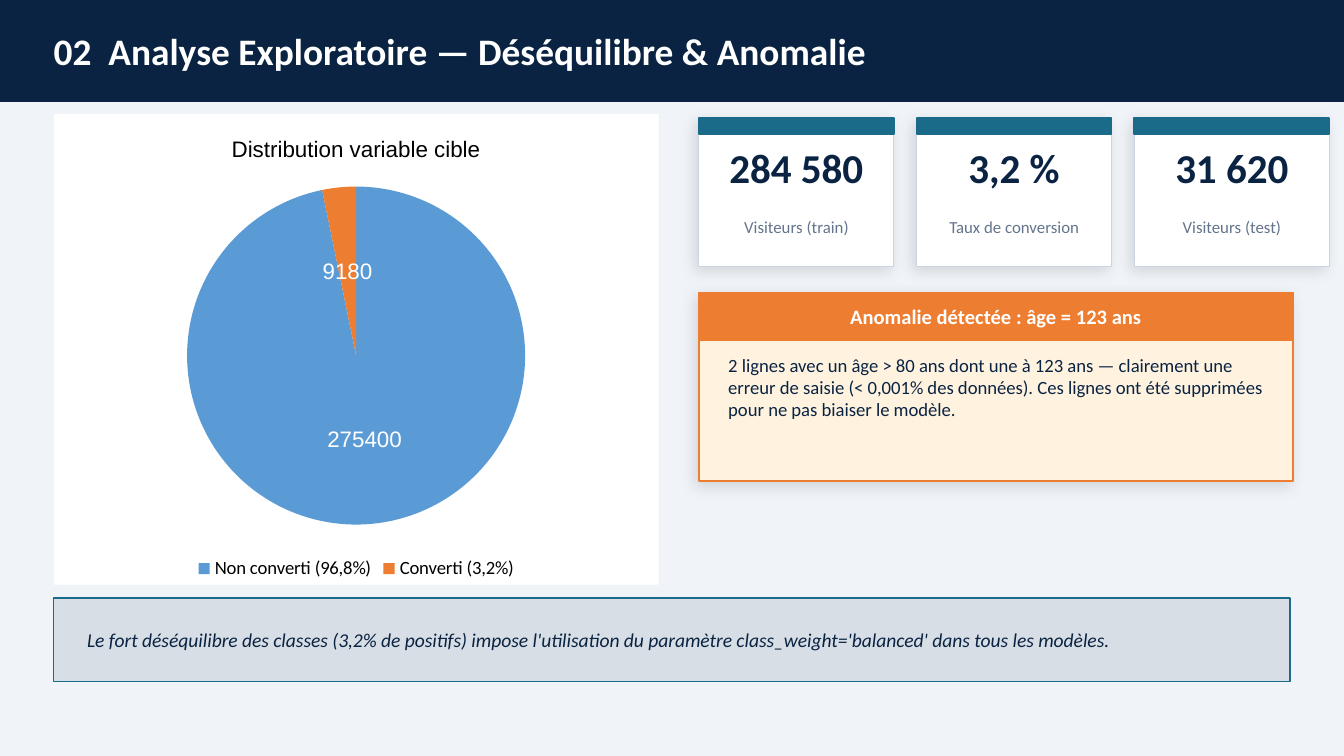
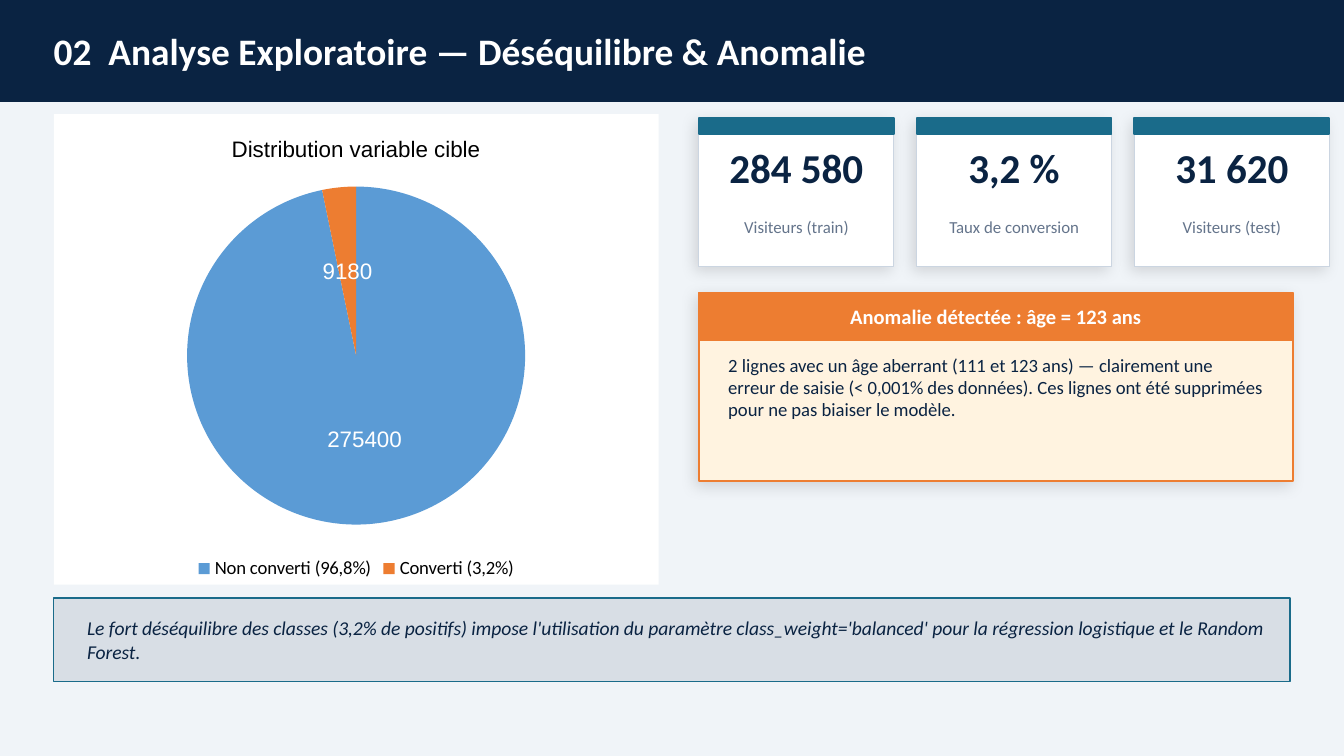
Before and after one commit to AichaFa/2-Projets-Fullstack, a slide deck: slide 4 of 3-Apprentissage automatique/2-défi du taux de conversion/data/Defi_Taux_Conversion.pptx. Drawn at 1344x756 pixels with LibreOffice and Linux fonts; fonts in the diff are those of the drawing. Boxes give left, top, right and bottom in pixels: in the first picture for what was removed or moved away, otherwise in the second. Text is boxed around its words. In the diff, an @@ line names an element or a change of style, - is before the commit and + after.

```diff
--- a/3-Apprentissage automatique/2-défi du taux de conversion/data/Defi_Taux_Conversion.pptx
+++ b/3-Apprentissage automatique/2-défi du taux de conversion/data/Defi_Taux_Conversion.pptx
@@ text at box(728, 358, 1262, 419): text changed @@
-2 lignes avec un âge > 80 ans dont une à 123 ans — clairement une erreur de saisie (< 0,001% des données). Ces lignes ont été supprimées pour ne pas biaiser le modèle.
+2 lignes avec un âge aberrant (111 et 123 ans) — clairement une erreur de saisie (< 0,001% des données). Ces lignes ont été supprimées pour ne pas biaiser le modèle.
@@ text at box(87, 621, 1263, 659): text changed @@
-Le fort déséquilibre des classes (3,2% de positifs) impose l'utilisation du paramètre class_weight='balanced' dans tous les modèles.
+Le fort déséquilibre des classes (3,2% de positifs) impose l'utilisation du paramètre class_weight='balanced' pour la régression logistique et le Random Forest.
```
Also in this commit, not shown: 8 other slides changed, 1 slide added, 20 other files.
